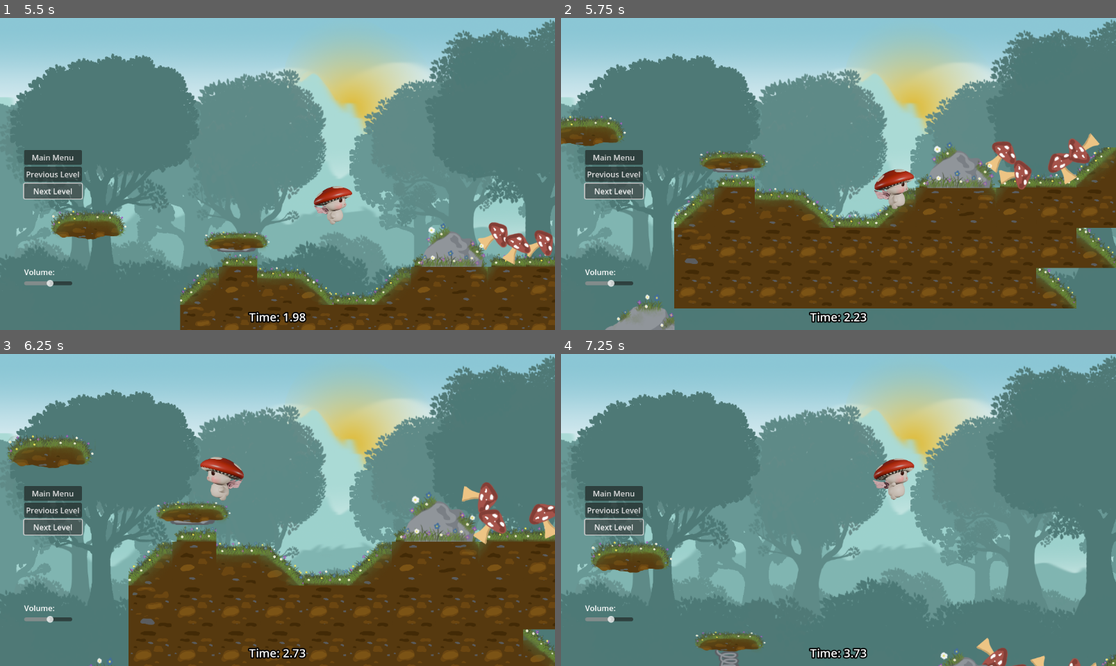
Above: before the commit, frames 1-4 (two rows, left to right).
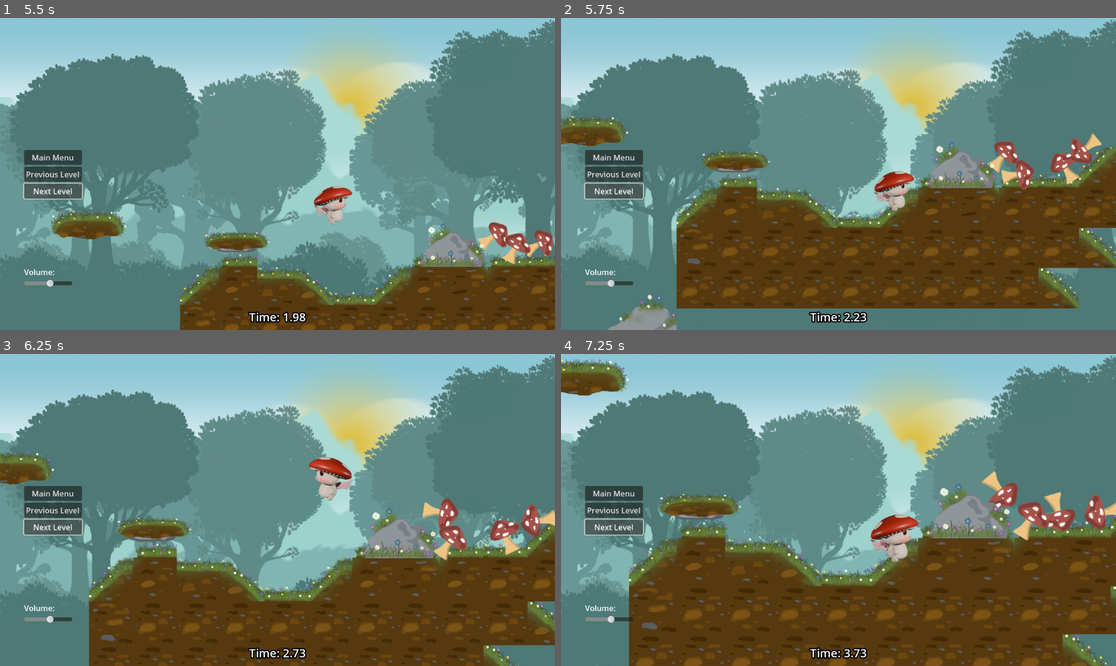
Above: after the commit, the same moments.

Repository: dustngroh/CapstoneProject
Game: Godot game, scene res://scenes/levels/main_levels/level_dustin.tscn
Same seed, same stepped clock (60 frames per second), same inputs: the game is played once before the commit and once after it. This scene is started directly instead of the project's main scene.
Inputs:
- Up to frame 1 (5.5 s): click "Next Level" at 0.5 s; click "Next Level" at 1.25 s; hold Right (walk_right) 2.03-3.53 s; tap Space (jump) at 2.27, 3.02, 4.52, 5.27 s; hold Left (walk_left) 3.53-4.28 s; hold Right (walk_right) from 4.28 s (still down)
- Up to frame 2 (5.75 s): keep holding Right (walk_right)
- Up to frame 3 (6.25 s): release Right (walk_right) at 5.78 s; hold Left (walk_left) from 5.78 s (still down); tap Space (jump) at 6.02 s
- Up to frame 4 (7.25 s): release Left (walk_left) at 6.53 s; hold Right (walk_right) from 6.53 s (still down)

Frame 1 is identical in both runs. In frame 2, 4.5% of the frame differs, in the area x 0-100%, y 31-100%; in frame 3, 21%; in frame 4, 41%, in the area x 0-100%, y 1-100%.

Commit message:
Create SlowZone obstacle.

Diff:
--- a/run-game/scenes/entities/characters/player/character_body_2d.gd
+++ b/run-game/scenes/entities/characters/player/character_body_2d.gd
@@ -14,6 +14,7 @@
 @export var dash_dance_grace_time = 0.05  # Time window for lenient direction switch
 @export var speed_threshold = 0.9  # Percentage of full speed required to trigger instant flip
 var speed_boost_timer = 0.0
+var slow_zone_multiplier := 1.0
 
 var last_direction = 0
 var last_direction_time = 0.0
@@ -97,7 +98,7 @@
 		if is_flipping_direction and within_grace_time and at_high_speed:
 			velocity.x = dir * speed  # Instant switch
 		else:
-			velocity.x = lerp(velocity.x, dir * speed, acceleration)
+			velocity.x = lerp(velocity.x, dir * speed * slow_zone_multiplier, acceleration)
 		# Update last direction
 		last_direction = dir
 		last_direction_time = Time.get_ticks_msec()
@@ -224,3 +225,9 @@
 	if recording:
 		position_history.append(global_position)
 		recording = false
+
+func enter_slow_zone(multiplier: float):
+	slow_zone_multiplier = multiplier
+
+func exit_slow_zone():
+	slow_zone_multiplier = 1.0
--- /dev/null
+++ b/run-game/scenes/entities/obstacles/slow_zone.gd
@@ -0,0 +1,25 @@
+extends Area2D
+
+@export var slow_factor: float = 0.5
+@export var length = 600
+@export var height = 250
+
+
+# Called when the node enters the scene tree for the first time.
+func _ready() -> void:
+	$CollisionShape2D.shape.size = Vector2(length, height)
+
+
+# Called every frame. 'delta' is the elapsed time since the previous frame.
+func _process(delta: float) -> void:
+	pass
+
+
+func _on_body_entered(body: Node2D) -> void:
+	if body.is_in_group("player"):
+		body.enter_slow_zone(slow_factor)
+
+
+func _on_body_exited(body: Node2D) -> void:
+	if body.is_in_group("player"):
+		body.exit_slow_zone()
--- /dev/null
+++ b/run-game/scenes/entities/obstacles/slow_zone.tscn
@@ -0,0 +1,15 @@
+[gd_scene load_steps=3 format=3 uid="uid://ceg00ldi310ps"]
+
+[ext_resource type="Script" path="res://scenes/entities/obstacles/slow_zone.gd" id="1_7ylqa"]
+
+[sub_resource type="RectangleShape2D" id="RectangleShape2D_46lwn"]
+size = Vector2(600, 250)
+
+[node name="SlowZone" type="Area2D"]
+script = ExtResource("1_7ylqa")
+
+[node name="CollisionShape2D" type="CollisionShape2D" parent="."]
+shape = SubResource("RectangleShape2D_46lwn")
+
+[connection signal="body_entered" from="." to="." method="_on_body_entered"]
+[connection signal="body_exited" from="." to="." method="_on_body_exited"]
--- a/run-game/scenes/levels/main_levels/level_dustin.tscn
+++ b/run-game/scenes/levels/main_levels/level_dustin.tscn
@@ -9,6 +9,7 @@
 [ext_resource type="PackedScene" uid="uid://cujvvfpqkhhb6" path="res://scenes/entities/obstacles/rock.tscn" id="6_ag5xh"]
 [ext_resource type="PackedScene" uid="uid://dsdjxq7j8takm" path="res://scenes/entities/obstacles/rock_big.tscn" id="7_65ho5"]
 [ext_resource type="PackedScene" uid="uid://fw8lws3fjv7p" path="res://scenes/entities/obstacles/rock_small.tscn" id="8_20ymr"]
+[ext_resource type="PackedScene" uid="uid://ceg00ldi310ps" path="res://scenes/entities/obstacles/slow_zone.tscn" id="10_6bhgg"]
 
 [node name="LevelDustin" instance=ExtResource("1_mebee")]
 
@@ -69,3 +70,7 @@
 
 [node name="MushroomObject4" parent="." index="14" instance=ExtResource("5_0p103")]
 position = Vector2(3661, -111)
+
+[node name="SlowZone" parent="." index="15" instance=ExtResource("10_6bhgg")]
+position = Vector2(528, 333)
+slow_factor = 0.1
Not shown: 1 places in run-game/scenes/levels/main_levels/level_dustin.tscn that only renumber resources
